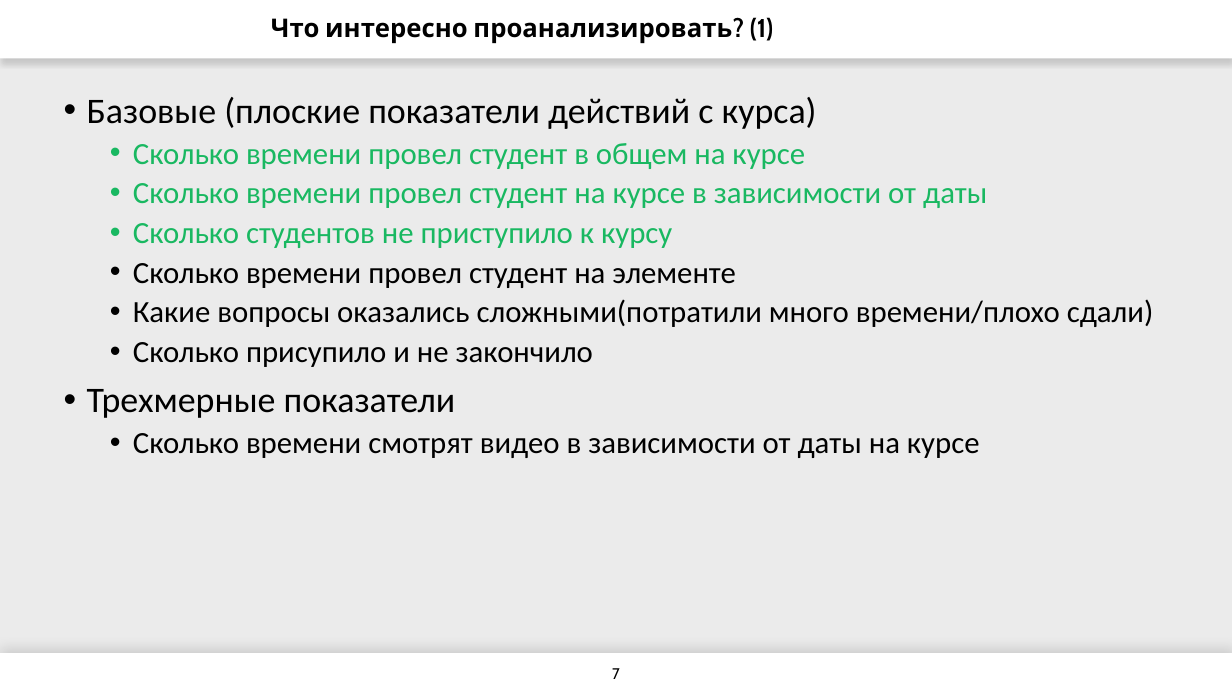
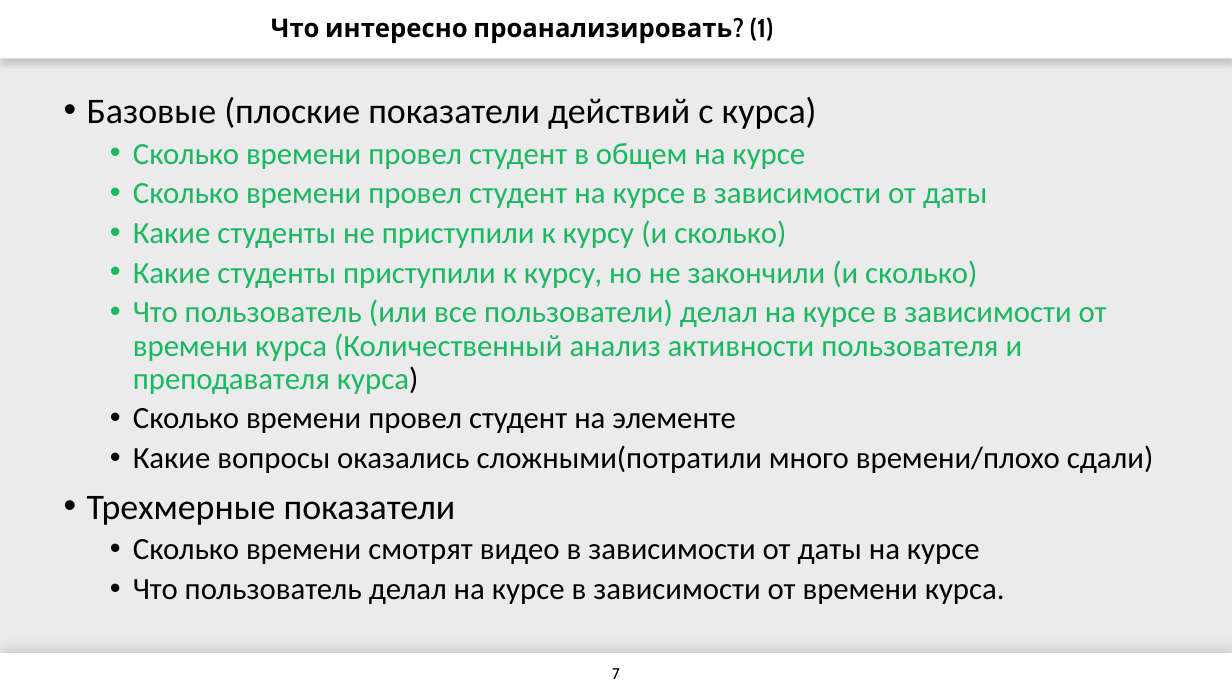
Before and after one commit to mandarinSh/OpenPolyEdu, a slide deck: slide 7 of docs/2019_OpenEdu_Logs_Analytics_v1.pptx. Drawn at 1232x693 pixels with LibreOffice and Linux fonts; fonts in the diff are those of the drawing; background and template pictures are left out. Boxes give left, top, right and bottom in pixels: in the first picture for what was removed or moved away, otherwise in the second. Text is boxed around its words. In the diff, an @@ line names an element or a change of style, - is before the commit and + after.

```diff
--- a/docs/2019_OpenEdu_Logs_Analytics_v1.pptx
+++ b/docs/2019_OpenEdu_Logs_Analytics_v1.pptx
@@ text at [133,220,1107,394]: text changed @@
-  • Сколько студентов не приступило к курсу
+  • Какие студенты не приступили к курсу (и сколько)
+  • Какие студенты приступили к курсу, но не закончили (и сколько)
+  • Что пользователь (или все пользователи) делал на курсе в зависимости от времени курса (Количественный анализ активности пользователя и преподавателя курса)
@@ text at [133,342,593,367]: paragraph removed @@
-  • Сколько присупило и не закончило
@@ text at [133,579,1005,604]: paragraph added @@
+  • Что пользователь делал на курсе в зависимости от времени курса.
```
Also in this commit, not shown: 1 other slide changed, 2 other files.
